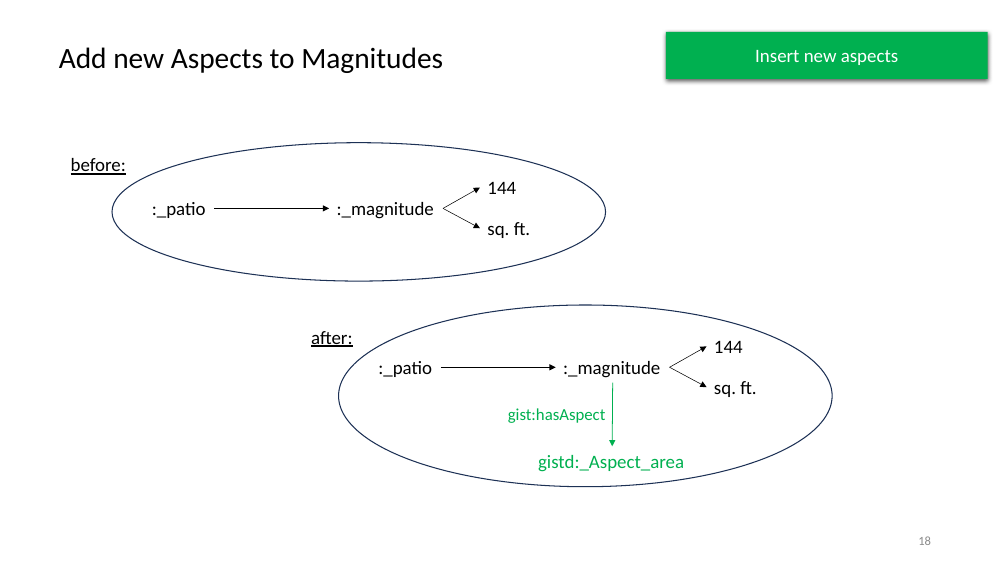
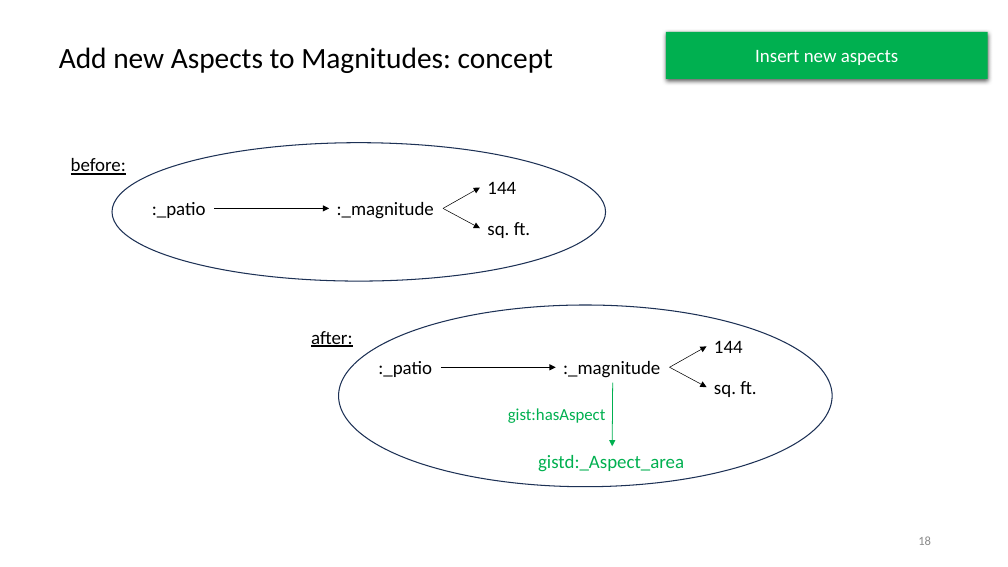
Before and after one commit to semanticarts/gist, a slide deck: slide 18 of migration/v13.0/uomDataConversion.pptx. Drawn at 1008x567 pixels with LibreOffice and Linux fonts; fonts in the diff are those of the drawing. Boxes give left, top, right and bottom in pixels: in the first picture for what was removed or moved away, otherwise in the second. Text is boxed around its words. In the diff, an @@ line names an element or a change of style, - is before the commit and + after.

```diff
--- a/migration/v13.0/uomDataConversion.pptx
+++ b/migration/v13.0/uomDataConversion.pptx
@@ text at [59, 47, 553, 73]: text changed @@
-Add new Aspects to Magnitudes
+Add new Aspects to Magnitudes: concept
```
Also in this commit, not shown: 11 other slides changed.
